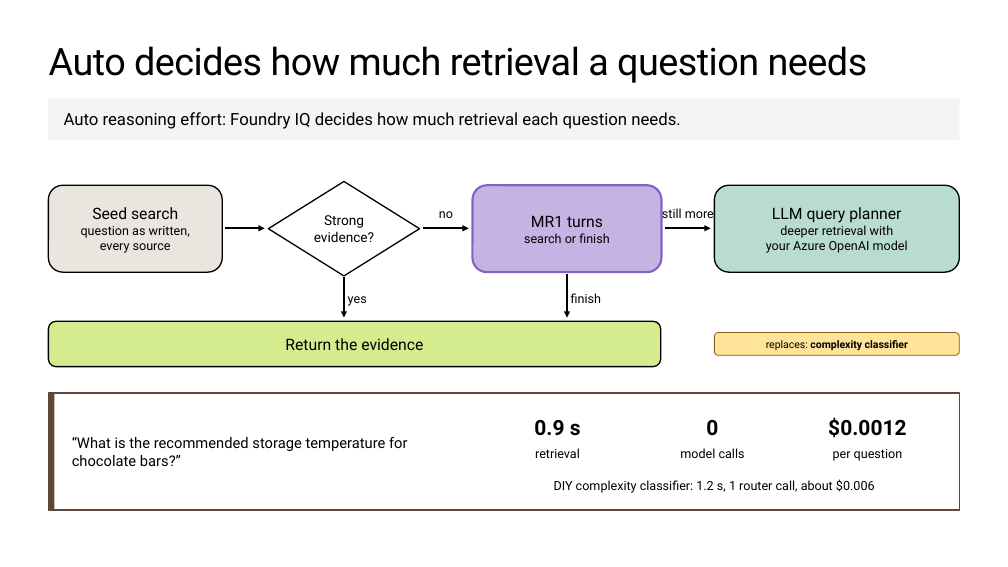
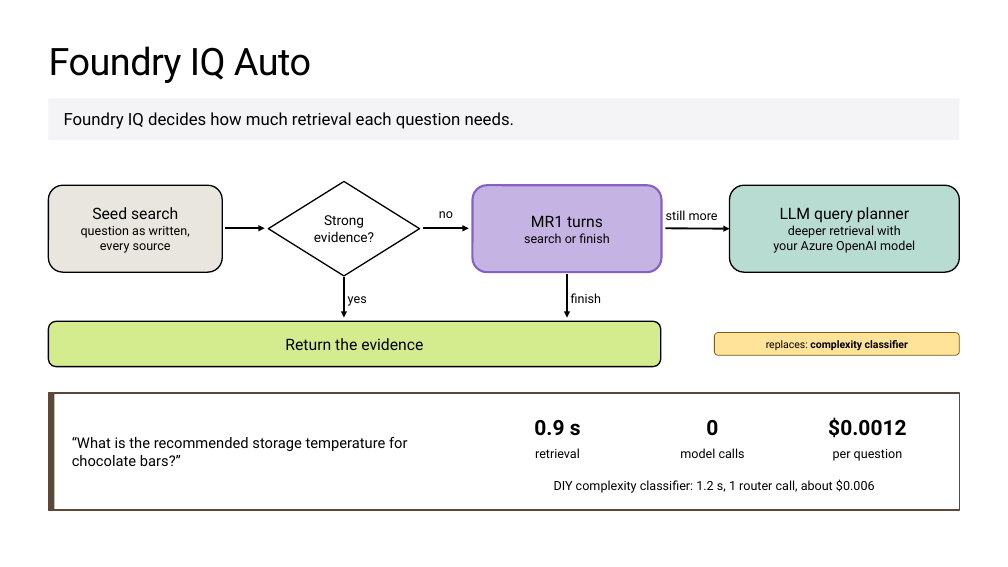
Before and after one commit to microsoft/ignite26-BRK300-building-agentic-retrieval-from-diy-to-foundry-iq, a slide deck: slide 47 of IgniteBRK300-WorkingDeck.pptx (slide 44 before the commit). Drawn at 1008x567 pixels with LibreOffice and Linux fonts; fonts in the diff are those of the drawing; background and template pictures are left out. Boxes give left, top, right and bottom in pixels: in the first picture for what was removed or moved away, otherwise in the second. Text is boxed around its words. In the diff, an @@ line names an element or a change of style, - is before the commit and + after.

```diff
--- a/IgniteBRK300-WorkingDeck.pptx
+++ b/IgniteBRK300-WorkingDeck.pptx
@@ title at bbox=[49, 46, 311, 83]: text changed @@
-Auto decides how much retrieval a question needs
+Foundry IQ Auto
@@ text in rectangle at bbox=[64, 112, 515, 129]: text changed @@
-Auto reasoning effort: Foundry IQ decides how much retrieval each question needs.
+Foundry IQ decides how much retrieval each question needs.
@@ text "still more" rewrapped from bbox=[662, 206, 714, 222] to bbox=[666, 210, 718, 220] @@
@@ rounded rectangle "LLM query planner": place and size @@
-rounded rectangle "LLM query planner" at bbox=[715, 185, 960, 272]
+rounded rectangle "LLM query planner" at bbox=[730, 185, 960, 272]
@@ arrow moved from (665, 228) - (711, 228) to (665, 228) - (730, 228) @@
```
Also in this commit, not shown: 33 other slides changed, 8 slides added.
